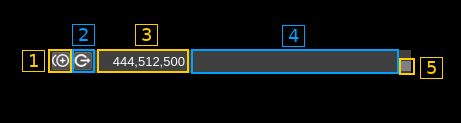
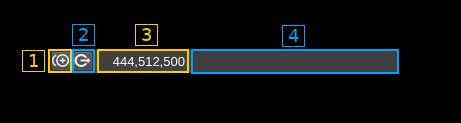
Revision of a layered 461 x 123 image; what changed, layer by layer:
removed layer "5" over [420, 57, 443, 79]
removed layer "Overlay_05" over [399, 58, 415, 75]
painted on "Pasted Layer" over [399, 50, 411, 73]
